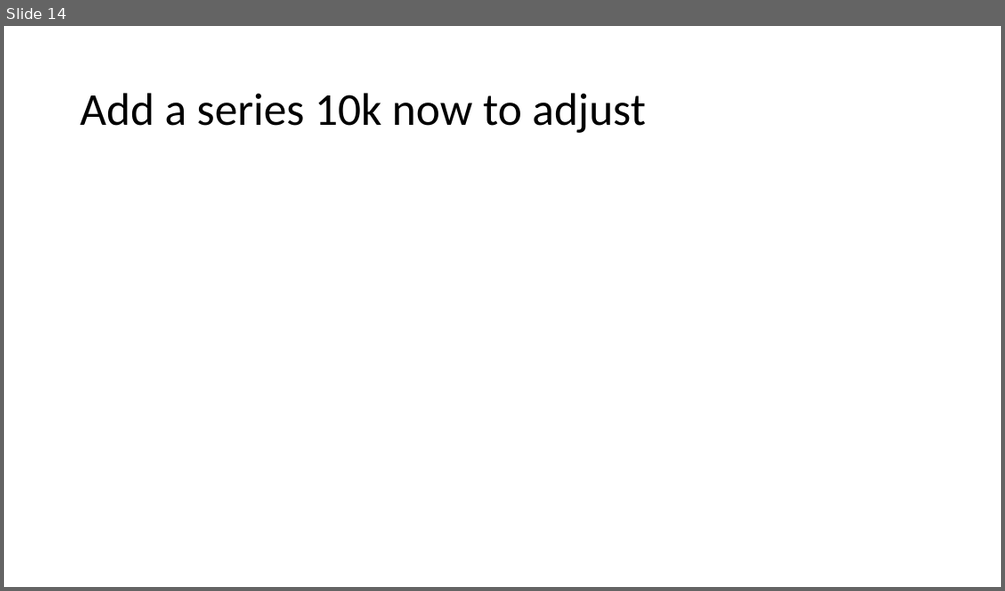
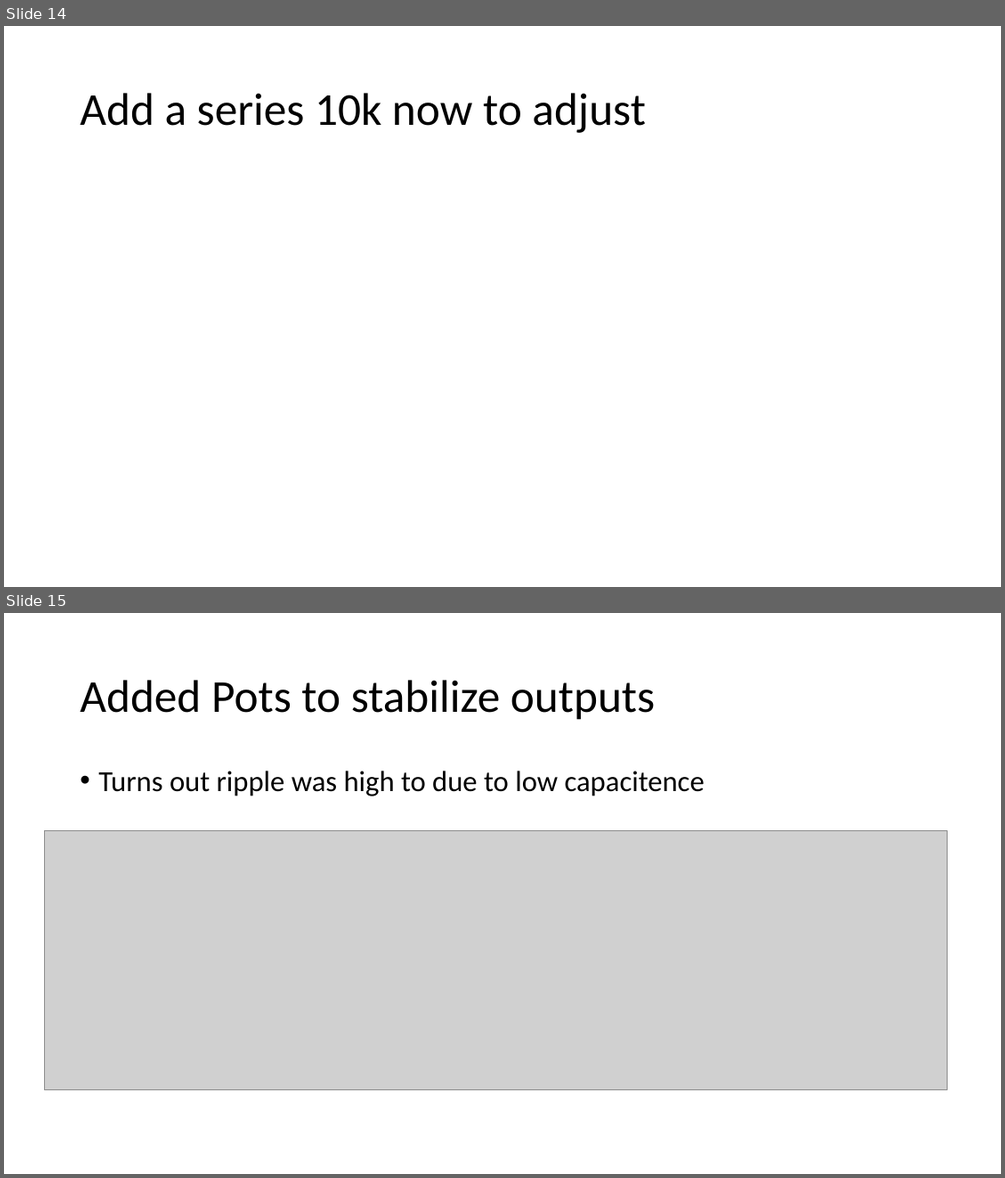
Before and after one commit to will4269/capstone, a slide deck: AC-DC Testing.pptx. Shown one above the other, each under a label of ours: slide 14 before the commit, slides 14 and 15 after it. The pictures are 1005x591 and 1005x1178 pixels, drawn with LibreOffice and Linux fonts; fonts in the diff are those of the drawing; grey boxes stand for pictures. Boxes give left, top, right and bottom in pixels: in the first picture for what was removed or moved away, otherwise in the second. Text is boxed around its words. In the diff, an @@ line names an element or a change of style, - is before the commit and + after.

```diff
--- a/AC-DC Testing.pptx
+++ b/AC-DC Testing.pptx
@@ slide 15 added at [4,613,1001,1174], background #FFFFFF @@
@@ title added at [80,680,655,720], 44 pt, text #000000 @@
+Added Pots to stabilize outputs
@@ text added at [98,771,704,796], 28 pt, text #000000 @@
+• Turns out ripple was high to due to low capacitence
@@ picture added at [44,831,947,1089] @@
```
Also in this commit, not shown: 2 other slides added.
